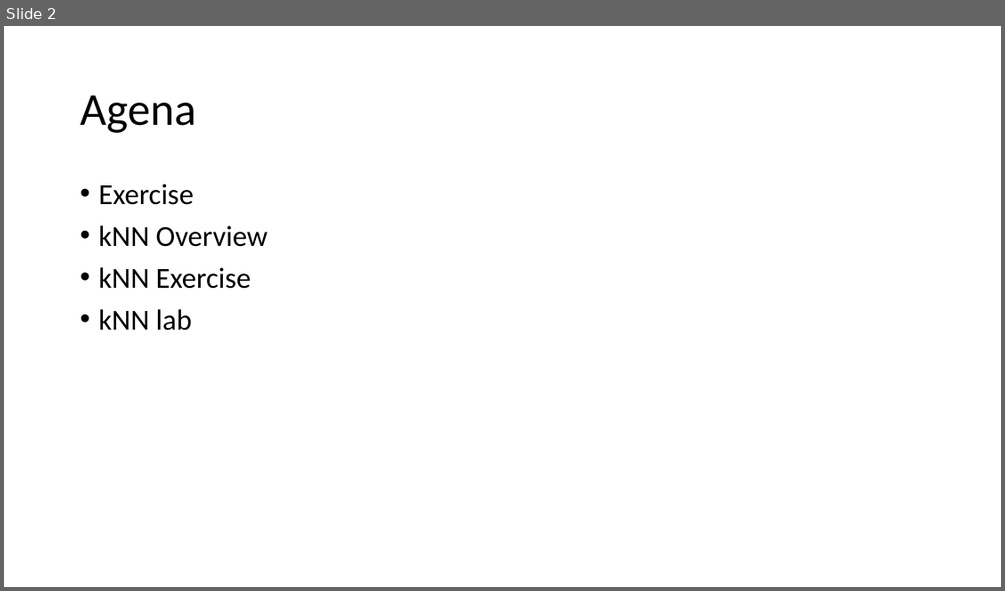
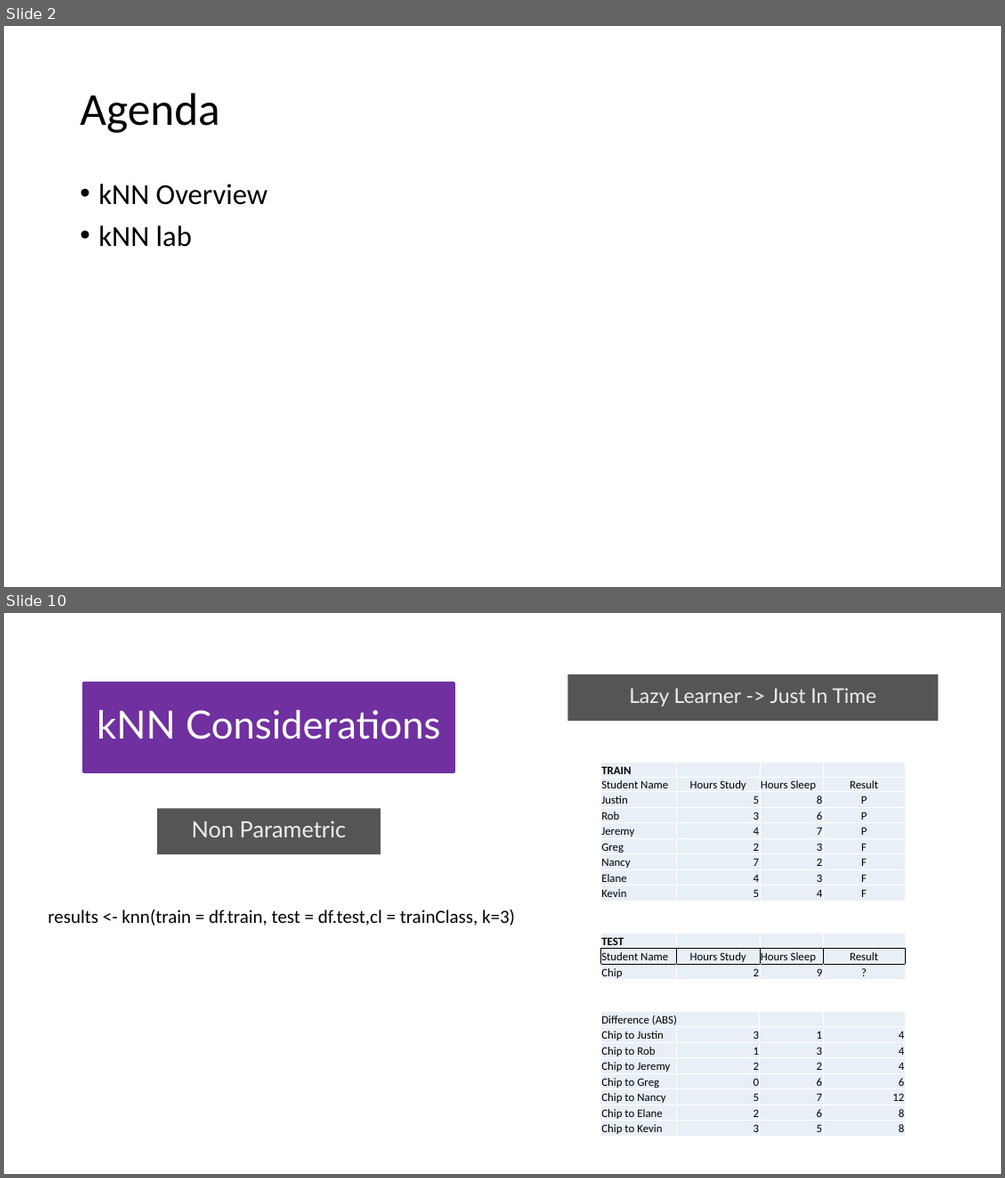
Before and after one commit to jamessdixon/tripass.knn, a slide deck: presentation/knn.pptx. Shown one above the other, each under a label of ours: slide 2 before the commit, slides 2 and 10 after it; the slides between them are not shown. The pictures are 1005x591 and 1005x1178 pixels, drawn with LibreOffice and Linux fonts; fonts in the diff are those of the drawing. Boxes give left, top, right and bottom in pixels: in the first picture for what was removed or moved away, otherwise in the second. Text is boxed around its words. In the diff, an @@ line names an element or a change of style, - is before the commit and + after.

```diff
--- a/presentation/knn.pptx
+++ b/presentation/knn.pptx
@@ slide 10 added at <box>4,613,1001,1174</box>, background #FFFFFF @@
@@ rectangle added at <box>84,683,454,772</box>, fill #7030A0, outline #7030A0 2.75 pt, 37.4 pt, text #FFFFFF @@
+kNN Considerations
@@ rectangle added at <box>568,674,938,721</box>, fill #555555, 19.6 pt, text #EEEEEE @@
+Lazy Learner -> Just In Time
@@ table added at <box>600,762,905,900</box>, 9 rows, 4 columns @@
+TRAIN |  |  | 
+Student Name | Hours Study | Hours Sleep | Result
+Justin | 5 | 8 | P
+Rob | 3 | 6 | P
+Jeremy | 4 | 7 | P
+Greg | 2 | 3 | F
+Nancy | 7 | 2 | F
+Elane | 4 | 3 | F
+Kevin | 5 | 4 | F
@@ rectangle added at <box>157,808,380,854</box>, fill #555555, 21.7 pt, text #EEEEEE @@
+Non Parametric
@@ text added at <box>48,909,515,925</box>, 18 pt, text #000000 @@
+results <- knn(train = df.train, test = df.test,cl = trainClass, k=3)
@@ table added at <box>600,933,905,981</box>, 3 rows, 4 columns @@
+TEST |  |  | 
+Student Name | Hours Study | Hours Sleep | Result
+Chip | 2 | 9 | ?
@@ table added at <box>600,1012,905,1137</box>, 8 rows, 4 columns @@
+Difference (ABS) |  |  | 
+Chip to Justin | 3 | 1 | 4
+Chip to Rob | 1 | 3 | 4
+Chip to Jeremy | 2 | 2 | 4
+Chip to Greg | 0 | 6 | 6
+Chip to Nancy | 5 | 7 | 12
+Chip to Elane | 2 | 6 | 8
+Chip to Kevin | 3 | 5 | 8
@@ slide 2 changed as well @@
@@ title at <box>80,93,219,133</box>: text changed @@
-Agena
+Agenda
@@ text at <box>98,184,194,205</box>: paragraph removed @@
-• Exercise
@@ text at <box>98,267,251,289</box>: paragraph removed @@
-• kNN Exercise
```
Also in this commit, not shown: 13 other slides added, 2 slides removed, 6 other files.
